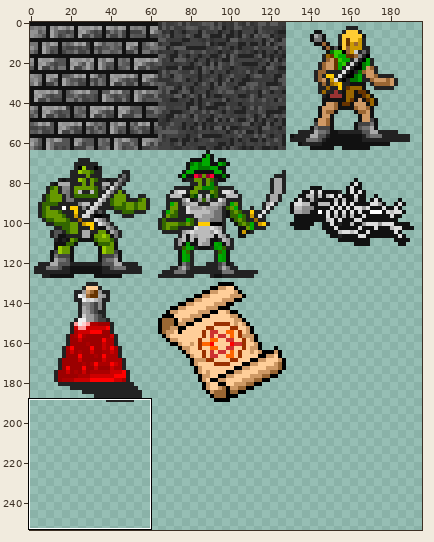
Sprite sheet: CSharpRogueTutorial/CSharpRogueTutorial/Tileset.png. Above: a wide view before the commit, with the close-up outlined.
Close-up. Before:
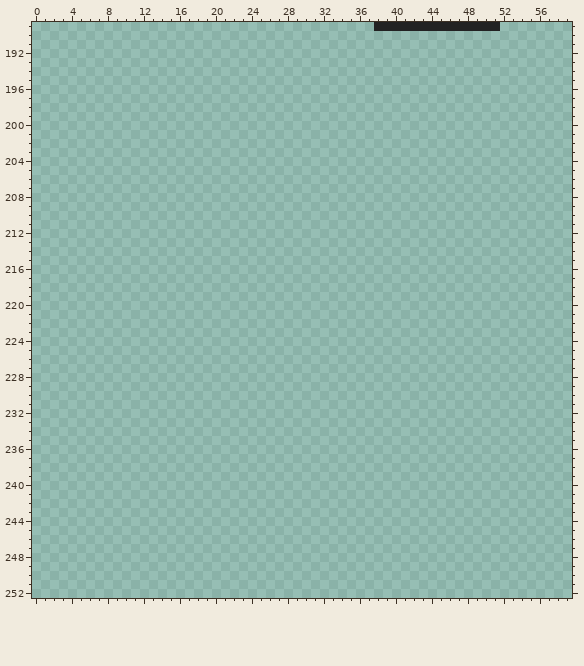
The file is 256x256 pixels. Colours within 5 levels of each other are drawn and written as one. Shown: x 0..59, y 189..252. The wide view leaves out empty margins.
The result:
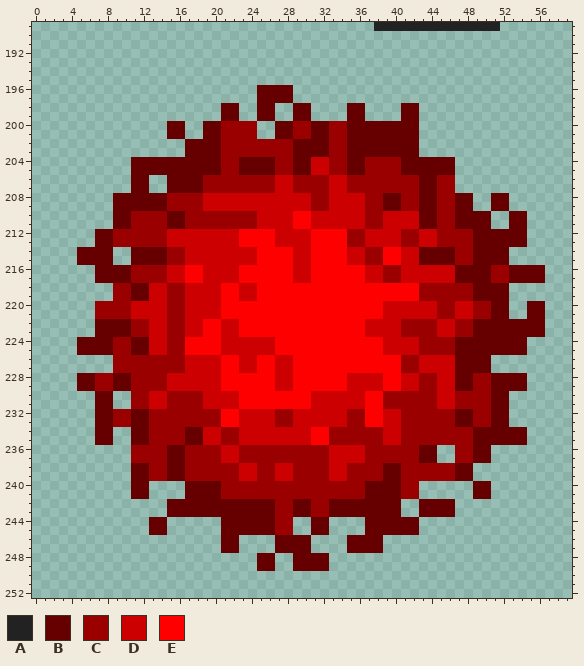
Palette (. is transparent): A #222222  B #660000  C #9b0000  D #cc0000  E #ff0000
The edit:
Changed rows in their new state; - is an unchanged pixel.
first column x 5:
196 --------------------BBBB----------------------------
197 --------------------BBBB----------------------------
198 ----------------BB--BB--BB----BB----BB--------------
199 ----------------BB--BB--BB----BB----BB--------------
200 ----------BB--BBCCCC--BBCCBBCCBBBBBBBB--------------
201 ----------BB--BBCCCC--BBCCBBCCBBBBBBBB--------------
202 ------------BBBBCCCCCCCCBBBBCCBBBBBBBB--------------
203 ------------BBBBCCCCCCCCBBBBCCBBBBBBBB--------------
204 ------BBBBBBBBBBCCBBBBCCBBDDCCBBCCCCBBBBBB----------
205 ------BBBBBBBBBBCCBBBBCCBBDDCCBBCCCCBBBBBB----------
206 ------BB--BBBBCCCCCCCCDDCCCCDDCCCCCCCCBBCC----------
207 ------BB--BBBBCCCCCCCCDDCCCCDDCCCCCCCCBBCC----------
208 ----BBBBBBCCCCDDDDDDDDDDDDCCDDDDCCBBCCBBCCBB--BB----
209 ----BBBBBBCCCCDDDDDDDDDDDDCCDDDDCCBBCCBBCCBB--BB----
210 ----BBCCCCBBCCCCCCCCDDDDEEDDDDDDCCDDDDBBCCBBBB--BB--
211 ----BBCCCCBBCCCCCCCCDDDDEEDDDDDDCCDDDDBBCCBBBB--BB--
212 --BBCCCCCCDDDDDDDDEEEEDDDDEEEECCDDDDCCDDCCCCBBBBBB--
213 --BBCCCCCCDDDDDDDDEEEEDDDDEEEECCDDDDCCDDCCCCBBBBBB--
214 BBBB--BBBBCCDDDDDDDDEEEEDDEEEEDDCCEEDDBBBBCCBBBB----
215 BBBB--BBBBCCDDDDDDDDEEEEDDEEEEDDCCEEDDBBBBCCBBBB----
216 --BBBBCCCCDDEEDDDDEEEEEEDDEEEEEEDDCCDDDDDDBBBBCCBBBB
217 --BBBBCCCCDDEEDDDDEEEEEEDDEEEEEEDDCCDDDDDDBBBBCCBBBB
218 ----CCBBDDCCDDDDEEDDEEEEEEEEEEEEEEEEEECCCCCCBBBB----
219 ----CCBBDDCCDDDDEEDDEEEEEEEEEEEEEEEEEECCCCCCBBBB----
220 --CCCCDDDDCCDDDDEEEEEEEEEEEEEEEEEEDDDDDDCCDDCCBB--BB
221 --CCCCDDDDCCDDDDEEEEEEEEEEEEEEEEEEDDDDDDCCDDCCBB--BB
222 --BBBBCCDDCCDDEEDDEEEEEEEEEEEEEEDDDDCCCCDDCCBBBBBBBB
223 --BBBBCCDDCCDDEEDDEEEEEEEEEEEEEEDDDDCCCCDDCCBBBBBBBB
224 BBBBCCBBDDCCEEEEDDDDDDEEEEEEEEEEEEDDDDCCCCBBBBBBBB--
225 BBBBCCBBDDCCEEEEDDDDDDEEEEEEEEEEEEDDDDCCCCBBBBBBBB--
226 ----CCCCCCCCDDDDEEDDEEDDEEEEEEEEEEEECCDDDDBBBB------
227 ----CCCCCCCCDDDDEEDDEEDDEEEEEEEEEEEECCDDDDBBBB------
228 BBCCBBCCCCDDDDDDEEEEEEDDEEEEEEDDDDEEDDCCDDBBCCBBBB--
229 BBCCBBCCCCDDDDDDEEEEEEDDEEEEEEDDDDEEDDCCDDBBCCBBBB--
230 --BB--CCDDCCCCDDDDEEEEEEEEDDDDDDEECCCCCCDDCCCCBB----
231 --BB--CCDDCCCCDDDDEEEEEEEEDDDDDDEECCCCCCDDCCCCBB----
232 --BBCCBBCCCCCCCCEEDDDDCCDDDDDDCCEEDDCCCCCCBBCCBB----
233 --BBCCBBCCCCCCCCEEDDDDCCDDDDDDCCEEDDCCCCCCBBCCBB----
234 --BB--BBCCCCBBDDCCDDDDDDDDEECCCCCCDDCCCCCCCCBBBBBB--
235 --BB--BBCCCCBBDDCCDDDDDDDDEECCCCCCDDCCCCCCCCBBBBBB--
236 ------CCCCBBCCCCDDCCCCCCCCCCDDDDCCCCCCBB--CCBB------
237 ------CCCCBBCCCCDDCCCCCCCCCCDDDDCCCCCCBB--CCBB------
238 ------BBCCBBCCCCCCDDCCDDCCCCDDCCCCBBCCCCCCBB--------
239 ------BBCCBBCCCCCCDDCCDDCCCCDDCCCCBBCCCCCCBB--------
240 ------BB----BBBBCCCCCCCCCCCCCCCCBBBBCC------BB------
241 ------BB----BBBBCCCCCCCCCCCCCCCCBBBBCC------BB------
242 ----------BBBBBBBBBBBBCCBBCCBBBBBBBB--BBBB----------
243 ----------BBBBBBBBBBBBCCBBCCBBBBBBBB--BBBB----------
244 --------BB------BBBBBBCC--BB----BBBBBB--------------
245 --------BB------BBBBBBCC--BB----BBBBBB--------------
246 ----------------BB----BBBB----BBBB------------------
247 ----------------BB----BBBB----BBBB------------------
248 --------------------BB--BBBB------------------------
249 --------------------BB--BBBB------------------------
Pixel boxes of the changes (left, top, right, bottom) in both close-ups:
added: (77, 85, 545, 571)
